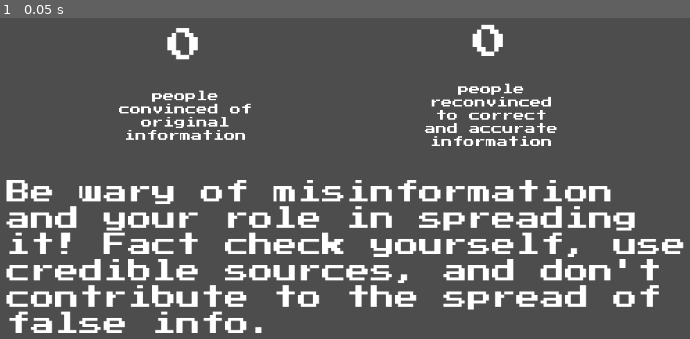
Above: before the commit, frame 1.
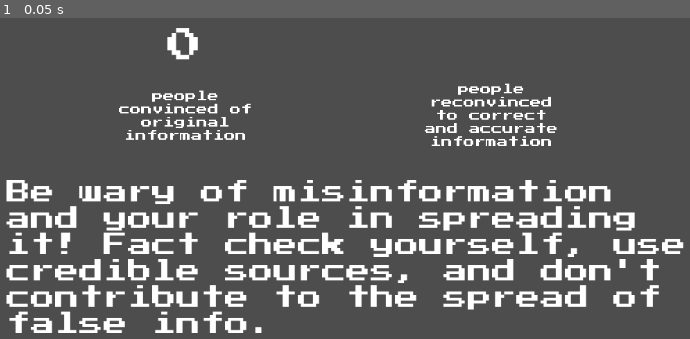
Above: after the commit, the same moment.

Repository: eliseokeefe/GameDevFinal
Game: Godot game, scene res://end.tscn
Two runs of this game, one before a commit and one after it. Both use one fixed random seed, a clock stepped at 60 frames per second and the inputs below. This scene is started directly instead of the project's main scene.
Inputs:
- Up to frame 1 (0.05 s): no input

The runs differ from the first frame. In frame 1, 0.2% of the frame differs, in the area x 68-73%, y 1-12%.
Error after the commit: Invalid access to property or key 'score' on a base object of type 'null instance'. (res://end.gd:9)

Commit message:
Update end.gd

Diff:
--- a/end.gd
+++ b/end.gd
@@ -1,7 +1,9 @@
 extends Node2D
 
+
+@onready var inGameHUD = get_node("/root//in_game_hud")
 #@onready var score_label := $ScoreLabel
 
 func _ready():
 	$change1.text = str(ScoreManager.score)
-	$change2.text = str(ScoreManager.score_1/100)
+	$change2.text = str(inGameHUD.score)
